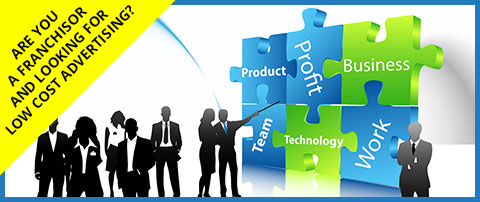
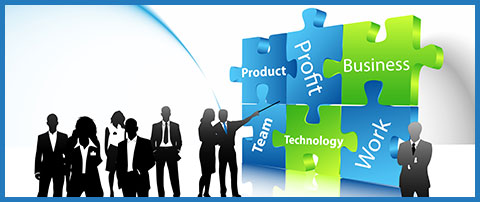
Layer changes from the first w=480, h=202 image to the second:
hid group "CTA" (2 layers) over (0, 0, 176, 176)
